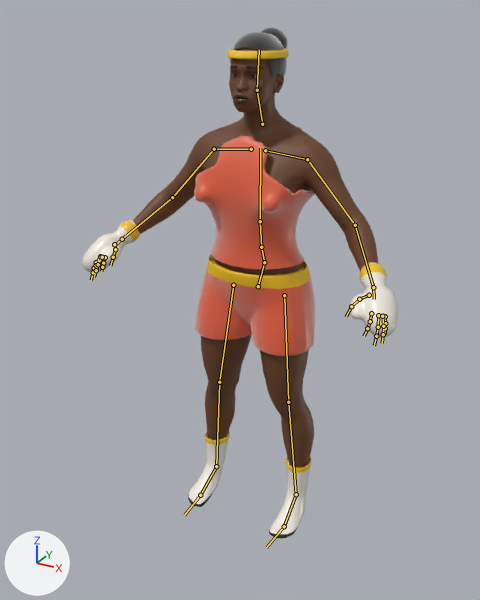
Renders of the glTF model public/models/bisi.glb from each side of a commit.
The view is the same before and after, from a camera (50 mm lens) standing at (0.948, -1.874, 1.74) and looking at (-0.045, -0.068, 0.837). Arrows for +X, +Y and +Z are at lower left; the lights stay in place. The picture after the commit comes second. The bones that change, and the others that lie on the model, are drawn over the model as lines.

The first picture shows 'bisi_body', 'bisi_boots', 'bisi_brows', 'bisi_bun', 'bisi_eyes', 'bisi_glove_l', 'bisi_glove_r', 'bisi_hair', 'bisi_headband', 'bisi_top', 'bisi_trunks'.
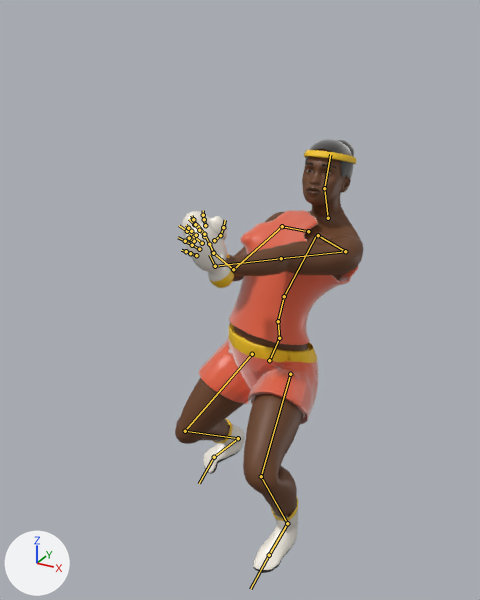
The newer file adds an action. The first version stands in its rest pose; the second is drawn at frame 8 of the action 'Duck'.

Boxes (x1, y1, x2, y2) around the edits, measured in the pictures (480 x 600 px):
'bisi_body', posed (23% narrower, 12% shorter)
    before: (133, 47, 378, 467)
    after: (175, 148, 363, 517)
'bisi_top', posed (7% wider)
    before: (194, 127, 315, 269)
    after: (229, 210, 358, 345)
'bisi_trunks', posed
    before: (195, 254, 315, 356)
    after: (199, 323, 318, 424)
'bisi_boots', posed (23% narrower, 42% taller)
    before: (188, 431, 311, 539)
    after: (203, 419, 298, 573)
'bisi_glove_l', posed (14% shorter)
    before: (349, 262, 398, 338)
    after: (185, 223, 234, 288)
'bisi_glove_r', posed
    before: (82, 220, 140, 273)
    after: (182, 211, 230, 258)
'bisi_hair', posed
    before: (230, 32, 287, 77)
    after: (304, 139, 354, 193)
'bisi_headband', posed (15% narrower, 25% taller)
    before: (228, 48, 289, 59)
    after: (304, 150, 356, 164)
'bisi_bun', posed
    before: (261, 27, 288, 49)
    after: (337, 140, 354, 157)
'bisi_brows', posed
    before: (230, 66, 263, 69)
    after: (307, 162, 336, 168)
'bisi_eyes', posed
    before: (233, 73, 257, 78)
    after: (307, 170, 330, 175)
bone 'pelvis', root to tip
    before: (258, 286) to (264, 262)
    after: (269, 360) to (279, 338)
bone 'spine_01', root to tip
    before: (264, 262) to (261, 247)
    after: (279, 338) to (278, 321)
bone 'spine_02', root to tip
    before: (261, 247) to (260, 221)
    after: (278, 321) to (284, 296)
bone 'spine_03', root to tip
    before: (260, 221) to (260, 148)
    after: (284, 296) to (316, 235)
bone 'upperarm_l', root to tip
    before: (307, 159) to (355, 225)
    after: (345, 251) to (281, 258)
bone 'lowerarm_l', root to tip
    before: (355, 225) to (373, 287)
    after: (281, 258) to (215, 266)
bone 'hand_l', root to tip
    before: (373, 287) to (374, 299)
    after: (215, 266) to (209, 255)
bone 'upperarm_r', root to tip
    before: (214, 149) to (172, 197)
    after: (282, 226) to (233, 269)
bone 'lowerarm_r', root to tip
    before: (172, 197) to (122, 239)
    after: (233, 269) to (213, 253)
bone 'hand_r', root to tip
    before: (122, 239) to (113, 247)
    after: (213, 253) to (209, 242)
bone 'neck_01', root to tip
    before: (262, 124) to (257, 90)
    after: (328, 218) to (324, 188)
bone 'head', root to tip
    before: (257, 90) to (259, 49)
    after: (324, 188) to (330, 154)
bone 'thigh_l', root to tip
    before: (284, 295) to (288, 402)
    after: (290, 374) to (261, 476)
bone 'calf_l', root to tip
    before: (288, 402) to (296, 494)
    after: (261, 476) to (287, 523)
bone 'foot_l', root to tip
    before: (296, 494) to (284, 526)
    after: (287, 523) to (269, 555)
bone 'ball_l', root to tip
    before: (284, 526) to (266, 547)
    after: (269, 555) to (250, 589)
bone 'thigh_r', root to tip
    before: (233, 285) to (219, 382)
    after: (252, 354) to (185, 431)
bone 'calf_r', root to tip
    before: (219, 382) to (216, 466)
    after: (185, 431) to (238, 438)
bone 'foot_r', root to tip
    before: (216, 466) to (200, 495)
    after: (238, 438) to (214, 457)
bone 'ball_r', root to tip
    before: (200, 495) to (184, 515)
    after: (214, 457) to (199, 483)

Patch to the scene script:
```diff
--- a/public/models/bisi.glb.py
+++ b/public/models/bisi.glb.py
@@ bone_pelvis @@
 bone_pelvis = bpy.data.objects['bisi_rig'].pose.bones['pelvis']  # child of 'Root'
-bone_pelvis.location = (0.0, 0.0, 0.0)
-bone_pelvis.rotation_quaternion = (1.0, 0.0, 0.0, 0.0)  # degrees (0, 0, 0)
+bone_pelvis.location = (0.05, -0.227, -0.147)
+bone_pelvis.rotation_quaternion = (0.986, 0.0, -0.142, -0.092)  # degrees (2, -16, -11)
@@ bone_spine_01 @@
 bone_spine_01 = bpy.data.objects['bisi_rig'].pose.bones['spine_01']  # child of 'pelvis'
-bone_spine_01.rotation_quaternion = (1.0, 0.0, 0.0, 0.0)  # degrees (0, 0, 0)
+bone_spine_01.rotation_quaternion = (0.995, -0.102, -0.018, 0.005)  # degrees (-12, -2, 1)
@@ bone_spine_02 @@
 bone_spine_02 = bpy.data.objects['bisi_rig'].pose.bones['spine_02']  # child of 'spine_01'
-bone_spine_02.rotation_quaternion = (1.0, 0.0, 0.0, 0.0)  # degrees (0, 0, 0)
+bone_spine_02.rotation_quaternion = (0.995, -0.102, -0.019, -0.003)  # degrees (-12, -2, 0)
@@ bone_spine_03 @@
 bone_spine_03 = bpy.data.objects['bisi_rig'].pose.bones['spine_03']  # child of 'spine_02'
-bone_spine_03.rotation_quaternion = (1.0, 0.0, 0.0, 0.0)  # degrees (0, 0, 0)
+bone_spine_03.rotation_quaternion = (0.995, -0.102, -0.017, -0.009)  # degrees (-12, -2, -1)
@@ bone_upperarm_l @@
 bone_upperarm_l = bpy.data.objects['bisi_rig'].pose.bones['upperarm_l']  # child of 'clavicle_l'
-bone_upperarm_l.rotation_quaternion = (1.0, 0.0, 0.0, 0.0)  # degrees (0, 0, 0)
+bone_upperarm_l.rotation_quaternion = (0.807, 0.533, 0.058, -0.247)  # degrees (63, 21, -21)
@@ bone_lowerarm_l @@
 bone_lowerarm_l = bpy.data.objects['bisi_rig'].pose.bones['lowerarm_l']  # child of 'upperarm_l'
-bone_lowerarm_l.rotation_quaternion = (1.0, 0.0, 0.0, 0.0)  # degrees (0, 0, 0)
+bone_lowerarm_l.rotation_quaternion = (0.943, -0.332, 0.0, 0.03)  # degrees (-39, 1, 3)
@@ bone_hand_l @@
 bone_hand_l = bpy.data.objects['bisi_rig'].pose.bones['hand_l']  # child of 'lowerarm_l'
-bone_hand_l.rotation_quaternion = (1.0, 0.0, 0.0, 0.0)  # degrees (0, 0, 0)
+bone_hand_l.rotation_quaternion = (0.894, 0.03, 0.0, 0.448)  # degrees (3, -2, 53)
@@ bone_upperarm_r @@
 bone_upperarm_r = bpy.data.objects['bisi_rig'].pose.bones['upperarm_r']  # child of 'clavicle_r'
-bone_upperarm_r.rotation_quaternion = (1.0, 0.0, 0.0, 0.0)  # degrees (0, 0, 0)
+bone_upperarm_r.rotation_quaternion = (0.903, 0.271, -0.163, 0.292)  # degrees (26, -27, 30)
@@ bone_lowerarm_r @@
 bone_lowerarm_r = bpy.data.objects['bisi_rig'].pose.bones['lowerarm_r']  # child of 'upperarm_r'
-bone_lowerarm_r.rotation_quaternion = (1.0, 0.0, 0.0, 0.0)  # degrees (0, 0, 0)
+bone_lowerarm_r.rotation_quaternion = (0.958, 0.286, 0.0, 0.026)  # degrees (33, -1, 3)
@@ bone_hand_r @@
 bone_hand_r = bpy.data.objects['bisi_rig'].pose.bones['hand_r']  # child of 'lowerarm_r'
-bone_hand_r.rotation_quaternion = (1.0, 0.0, 0.0, 0.0)  # degrees (0, 0, 0)
+bone_hand_r.rotation_quaternion = (0.942, -0.15, 0.0, -0.3)  # degrees (-16, -5, -35)
@@ bone_neck_01 @@
 bone_neck_01 = bpy.data.objects['bisi_rig'].pose.bones['neck_01']  # child of 'spine_03'
-bone_neck_01.rotation_quaternion = (1.0, 0.0, 0.0, 0.0)  # degrees (0, 0, 0)
+bone_neck_01.rotation_quaternion = (0.961, 0.253, 0.113, -0.001)  # degrees (30, 13, 3)
@@ bone_head @@
 bone_head = bpy.data.objects['bisi_rig'].pose.bones['head']  # child of 'neck_01'
-bone_head.rotation_quaternion = (1.0, 0.0, 0.0, 0.0)  # degrees (0, 0, 0)
+bone_head.rotation_quaternion = (0.989, -0.091, 0.109, 0.03)  # degrees (-10, 13, 2)
@@ bone_thigh_l @@
 bone_thigh_l = bpy.data.objects['bisi_rig'].pose.bones['thigh_l']  # child of 'pelvis'
-bone_thigh_l.rotation_quaternion = (1.0, 0.0, 0.0, 0.0)  # degrees (0, 0, 0)
+bone_thigh_l.rotation_quaternion = (0.872, -0.473, -0.114, 0.045)  # degrees (-58, -9, 11)
@@ bone_calf_l @@
 bone_calf_l = bpy.data.objects['bisi_rig'].pose.bones['calf_l']  # child of 'thigh_l'
-bone_calf_l.rotation_quaternion = (1.0, 0.0, 0.0, 0.0)  # degrees (0, 0, 0)
+bone_calf_l.rotation_quaternion = (0.728, 0.673, 0.0, 0.128)  # degrees (85, -10, 11)
@@ bone_foot_l @@
 bone_foot_l = bpy.data.objects['bisi_rig'].pose.bones['foot_l']  # child of 'calf_l'
-bone_foot_l.rotation_quaternion = (1.0, 0.0, 0.0, 0.0)  # degrees (0, 0, 0)
+bone_foot_l.rotation_quaternion = (0.965, -0.245, 0.091, 0.03)  # degrees (-28, 11, 1)
@@ bone_ball_l @@
 bone_ball_l = bpy.data.objects['bisi_rig'].pose.bones['ball_l']  # child of 'foot_l'
-bone_ball_l.rotation_quaternion = (1.0, 0.0, 0.0, 0.0)  # degrees (0, 0, 0)
+bone_ball_l.rotation_quaternion = (0.965, 0.213, -0.081, 0.131)  # degrees (24, -12, 13)
@@ bone_thigh_r @@
 bone_thigh_r = bpy.data.objects['bisi_rig'].pose.bones['thigh_r']  # child of 'pelvis'
-bone_thigh_r.rotation_quaternion = (1.0, 0.0, 0.0, 0.0)  # degrees (0, 0, 0)
+bone_thigh_r.rotation_quaternion = (0.948, -0.293, -0.126, 0.022)  # degrees (-35, -13, 7)
@@ bone_calf_r @@
 bone_calf_r = bpy.data.objects['bisi_rig'].pose.bones['calf_r']  # child of 'thigh_r'
-bone_calf_r.rotation_quaternion = (1.0, 0.0, 0.0, 0.0)  # degrees (0, 0, 0)
+bone_calf_r.rotation_quaternion = (0.759, 0.64, 0.0, -0.122)  # degrees (79, 9, -11)
@@ bone_foot_r @@
 bone_foot_r = bpy.data.objects['bisi_rig'].pose.bones['foot_r']  # child of 'calf_r'
-bone_foot_r.rotation_quaternion = (1.0, 0.0, 0.0, 0.0)  # degrees (0, 0, 0)
+bone_foot_r.rotation_quaternion = (0.896, -0.41, 0.164, 0.047)  # degrees (-50, 19, -3)
@@ bone_ball_r @@
 bone_ball_r = bpy.data.objects['bisi_rig'].pose.bones['ball_r']  # child of 'foot_r'
-bone_ball_r.rotation_quaternion = (1.0, 0.0, 0.0, 0.0)  # degrees (0, 0, 0)
+bone_ball_r.rotation_quaternion = (0.896, 0.188, -0.092, -0.392)  # degrees (24, -1, -48)
```
